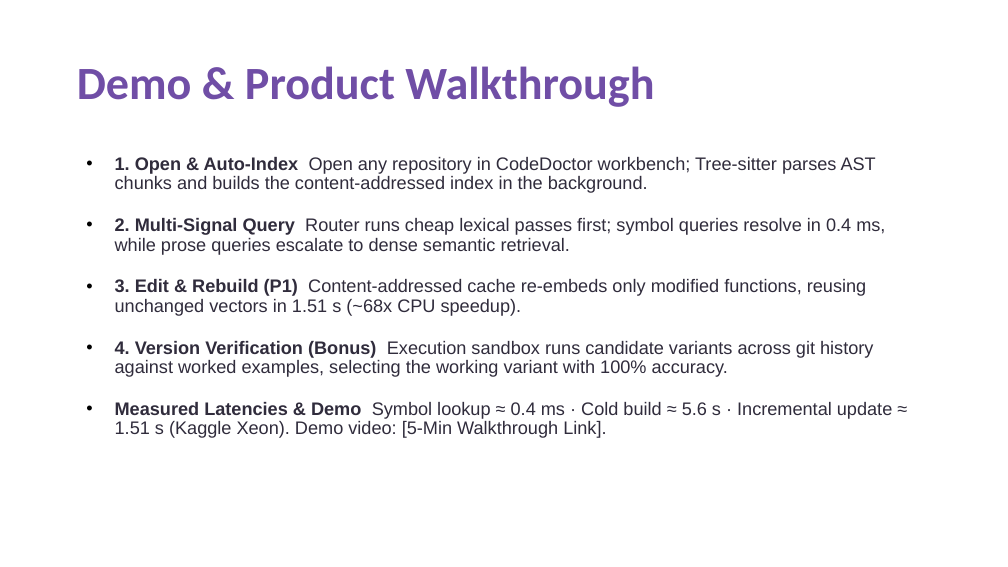
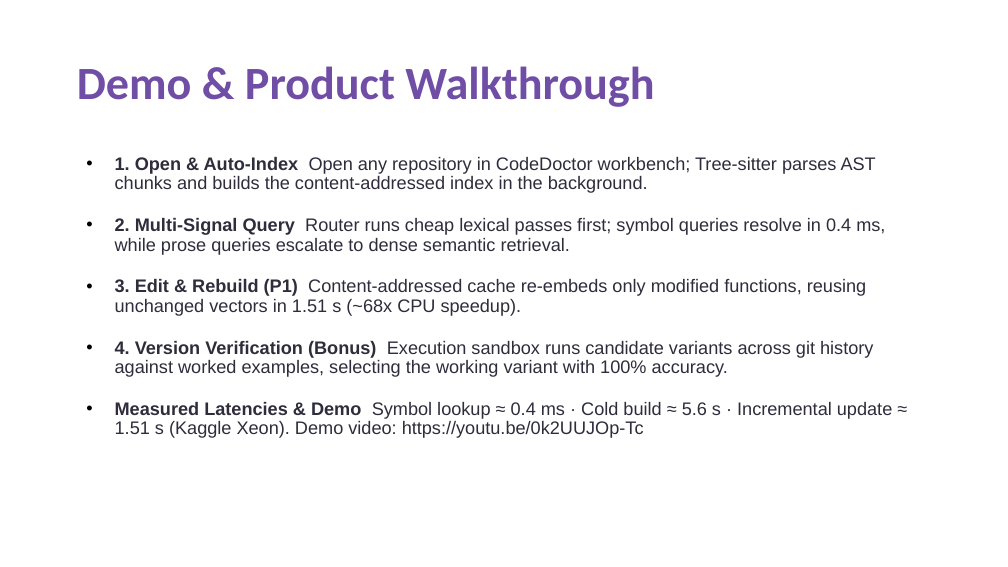
Before and after one commit to krizz711/CodeDoctor-Agentic-Semantic-and-Structural-Intelligence-for-Code-Repositories, a slide deck: slide 5 of VITV_Doctors_Submission.pptx. Drawn at 1008x567 pixels with LibreOffice and Linux fonts; fonts in the diff are those of the drawing. Boxes give left, top, right and bottom in pixels: in the first picture for what was removed or moved away, otherwise in the second. Text is boxed around its words. In the diff, an @@ line names an element or a change of style, - is before the commit and + after.

Commit message:
Add official demo video walkthrough URL (https://youtu.be/0k2UUJOp-Tc) to README and presentation deliverables

```diff
--- a/VITV_Doctors_Submission.pptx
+++ b/VITV_Doctors_Submission.pptx
@@ text at <box>115,402,892,438</box>: text changed @@
-• Measured Latencies & Demo Symbol lookup ≈ 0.4 ms · Cold build ≈ 5.6 s · Incremental update ≈ 1.51 s (Kaggle Xeon). Demo video: [5-Min Walkthrough Link].
+• Measured Latencies & Demo Symbol lookup ≈ 0.4 ms · Cold build ≈ 5.6 s · Incremental update ≈ 1.51 s (Kaggle Xeon). Demo video: https://youtu.be/0k2UUJOp-Tc
```
Also in this commit, not shown: 1 other slide changed, 2 other files.
